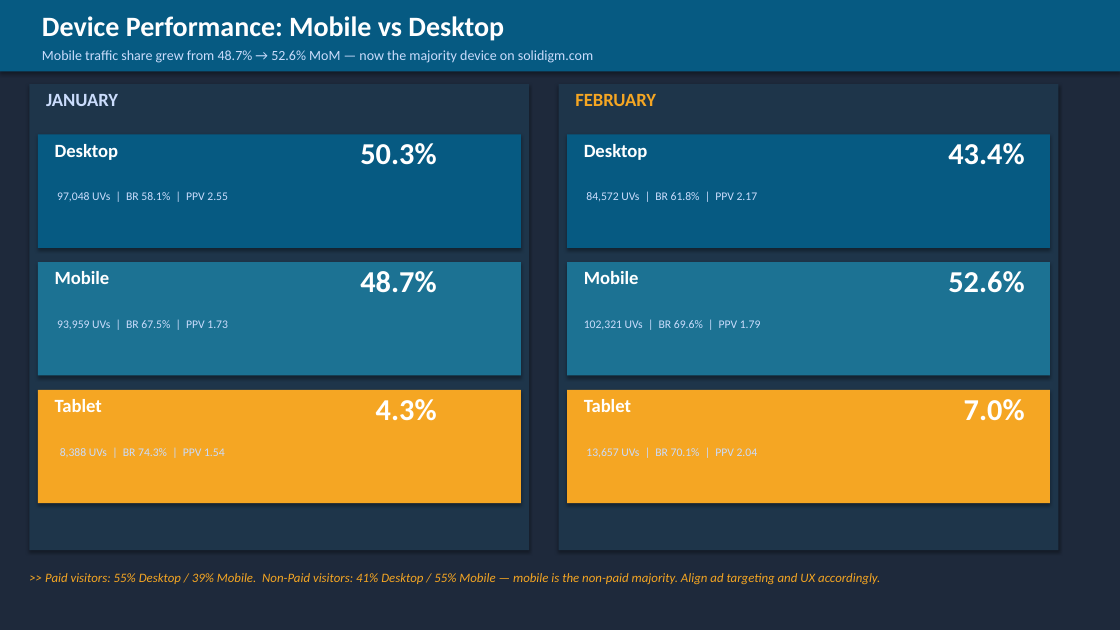
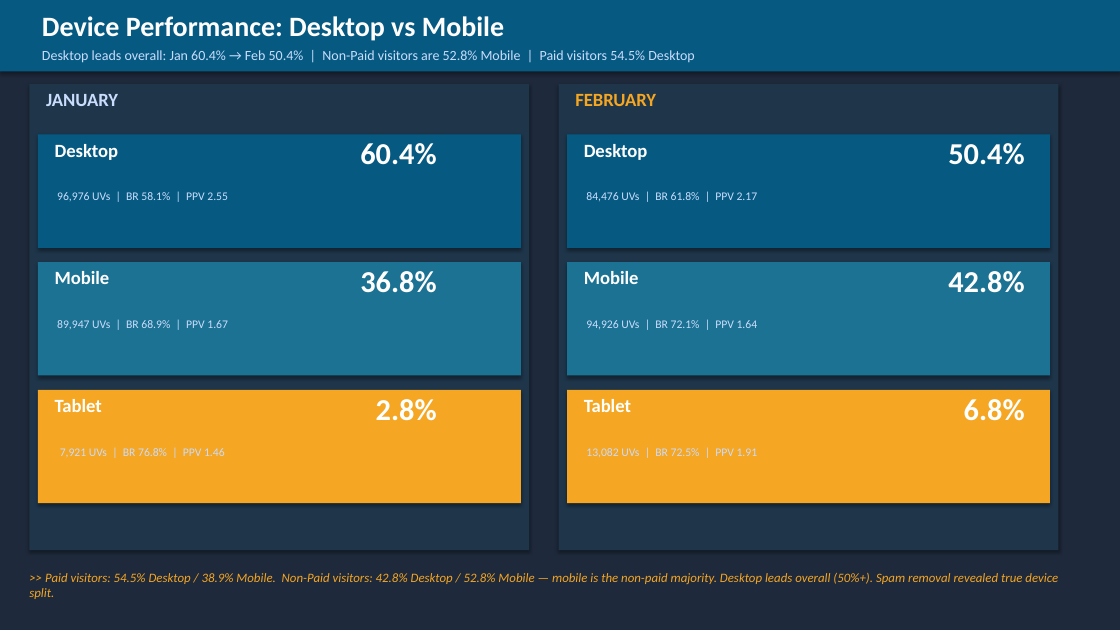
Before and after one commit to durgaguthi/AI, a slide deck: slide 9 of webanalytics/Solidigm_Analytics_Report_JanFeb_FY26.pptx. Drawn at 1120x630 pixels with LibreOffice and Linux fonts; fonts in the diff are those of the drawing. Boxes give left, top, right and bottom in pixels: in the first picture for what was removed or moved away, otherwise in the second. Text is boxed around its words. In the diff, an @@ line names an element or a change of style, - is before the commit and + after.

```diff
--- a/webanalytics/Solidigm_Analytics_Report_JanFeb_FY26.pptx
+++ b/webanalytics/Solidigm_Analytics_Report_JanFeb_FY26.pptx
@@ text at [42, 16, 504, 41]: text changed @@
-Device Performance: Mobile vs Desktop
+Device Performance: Desktop vs Mobile
@@ text at [42, 50, 695, 63]: text changed @@
-Mobile traffic share grew from 48.7% → 52.6% MoM — now the majority device on solidigm.com
+Desktop leads overall: Jan 60.4% → Feb 50.4% | Non-Paid visitors are 52.8% Mobile | Paid visitors 54.5% Desktop
@@ text at [360, 143, 436, 165]: text changed @@
-50.3%
+60.4%
@@ text at [948, 143, 1024, 165]: text changed @@
-43.4%
+50.4%
@@ text at [57, 192, 228, 201]: text changed @@
-97,048 UVs | BR 58.1% | PPV 2.55
+96,976 UVs | BR 58.1% | PPV 2.55
@@ text at [586, 192, 758, 201]: text changed @@
-84,572 UVs | BR 61.8% | PPV 2.17
+84,476 UVs | BR 61.8% | PPV 2.17
@@ text at [360, 271, 436, 293]: text changed @@
-48.7%
+36.8%
@@ text at [948, 271, 1024, 293]: text changed @@
-52.6%
+42.8%
@@ text at [57, 320, 228, 329]: text changed @@
-93,959 UVs | BR 67.5% | PPV 1.73
+89,947 UVs | BR 68.9% | PPV 1.67
@@ text at [586, 320, 758, 329]: text changed @@
-102,321 UVs | BR 69.6% | PPV 1.79
+94,926 UVs | BR 72.1% | PPV 1.64
@@ text at [376, 399, 437, 421]: text changed @@
-4.3%
+2.8%
@@ text at [964, 399, 1025, 421]: text changed @@
-7.0%
+6.8%
@@ text at [60, 448, 225, 458]: text changed @@
-8,388 UVs | BR 74.3% | PPV 1.54
+7,921 UVs | BR 76.8% | PPV 1.46
@@ text at [586, 448, 758, 457]: text changed @@
-13,657 UVs | BR 70.1% | PPV 2.04
+13,082 UVs | BR 72.5% | PPV 1.91
@@ text at [29, 573, 1058, 599]: text changed @@
->> Paid visitors: 55% Desktop / 39% Mobile. Non-Paid visitors: 41% Desktop / 55% Mobile — mobile is the non-paid majority. Align ad targeting and UX accordingly.
+>> Paid visitors: 54.5% Desktop / 38.9% Mobile. Non-Paid visitors: 42.8% Desktop / 52.8% Mobile — mobile is the non-paid majority. Desktop leads overall (50%+). Spam removal revealed true device split.
```
Also in this commit, not shown: 12 other slides changed, 1 other file.
